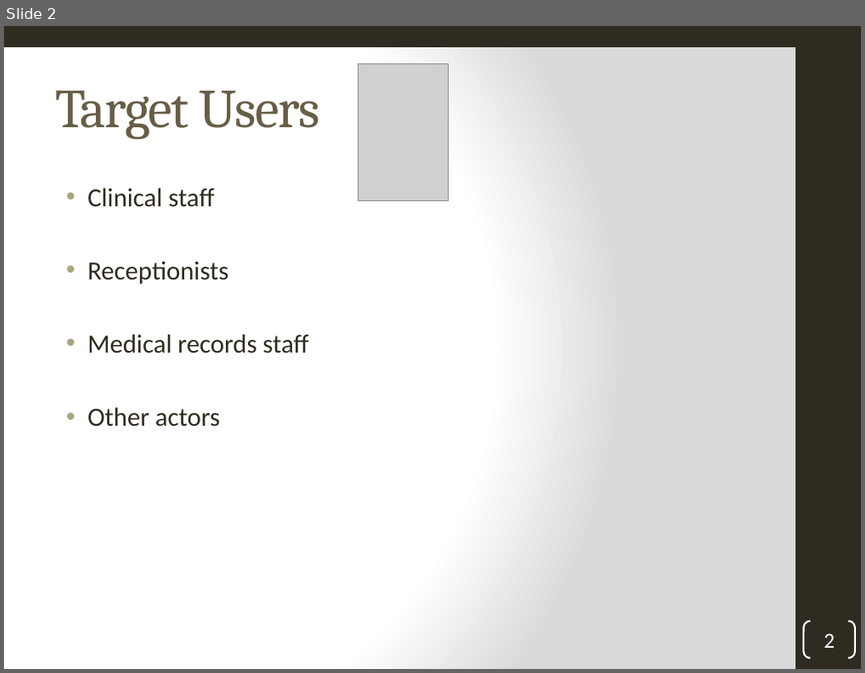
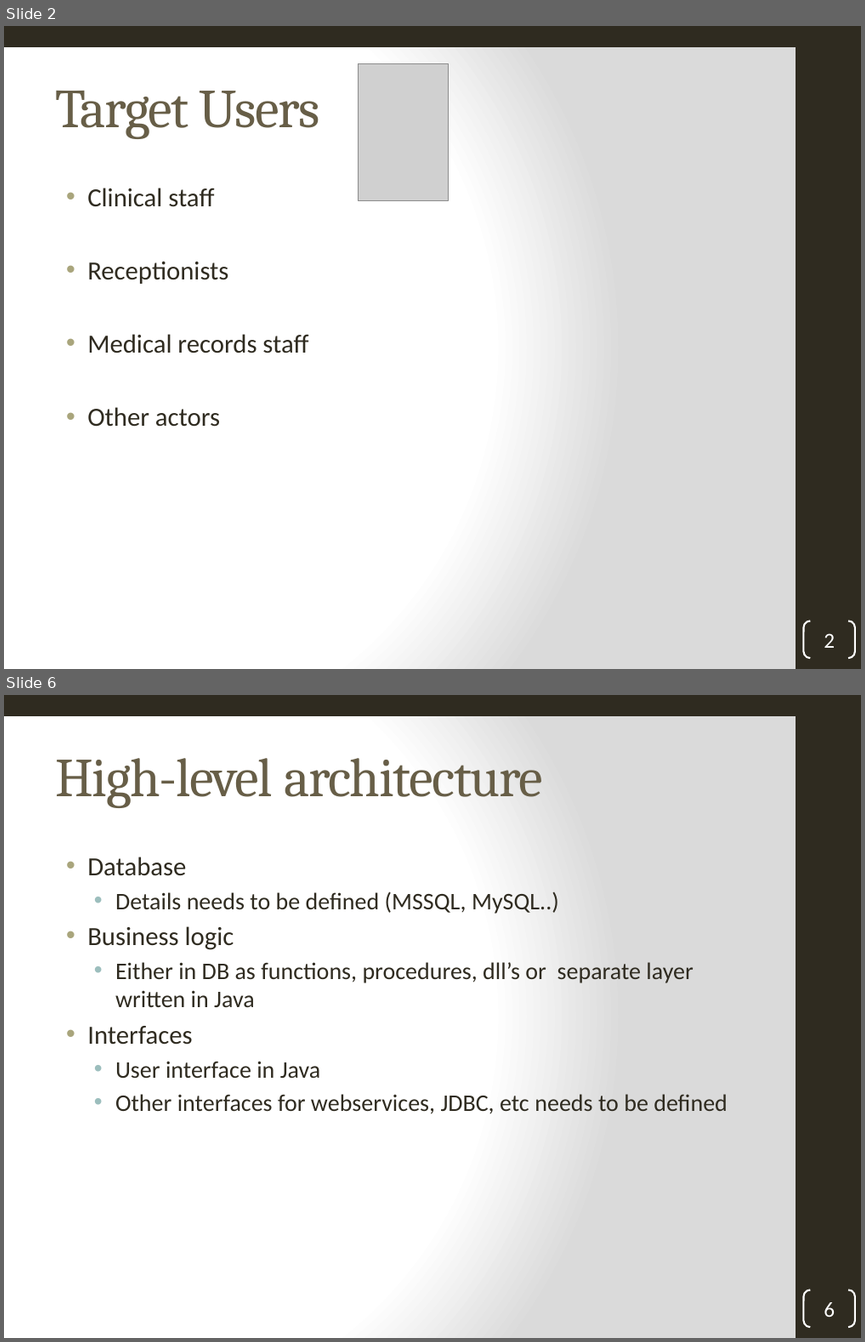
Before and after one commit to inved1/ch.bfh.bti7081.s2013.black, a slide deck: ch.bfh.bti7081.s2013.black/doc/taskRepository/1/CS Task 1.pptx. Shown one above the other, each under a label of ours: slide 2 before the commit, slides 2 and 6 after it; the slides between them are not shown. The pictures are 865x673 and 865x1342 pixels, drawn with LibreOffice and Linux fonts; fonts in the diff are those of the drawing; grey boxes stand for pictures; background and template pictures are left out. Boxes give left, top, right and bottom in pixels: in the first picture for what was removed or moved away, otherwise in the second. Text is boxed around its words. In the diff, an @@ line names an element or a change of style, - is before the commit and + after.

```diff
--- a/ch.bfh.bti7081.s2013.black/doc/taskRepository/1/CS Task 1.pptx
+++ b/ch.bfh.bti7081.s2013.black/doc/taskRepository/1/CS Task 1.pptx
@@ slide 6 added at (x1=4, y1=695, x2=861, y2=1338), background gradient #FFFFFF to #DADADA; not listed: 2 template elements that a slide beside it also shows @@
@@ title added at (x1=55, y1=758, x2=543, y2=808), 46 pt, text #675E47 @@
+High-level architecture
@@ text added at (x1=87, y1=857, x2=727, y2=1114), 20 pt, text #2F2B20 @@
+• Database
+  • Details needs to be defined (MSSQL, MySQL..)
+• Business logic
+  • Either in DB as functions, procedures, dll’s or separate layer written in Java
+• Interfaces
+  • User interface in Java
+  • Other interfaces for webservices, JDBC, etc needs to be defined
@@ page number added at (x1=803, y1=1290, x2=855, y2=1327), outline #FFFFFF 1.5 pt, 18 pt, text #FFFFFF @@
+6
```
Also in this commit, not shown: 3 other slides added.
